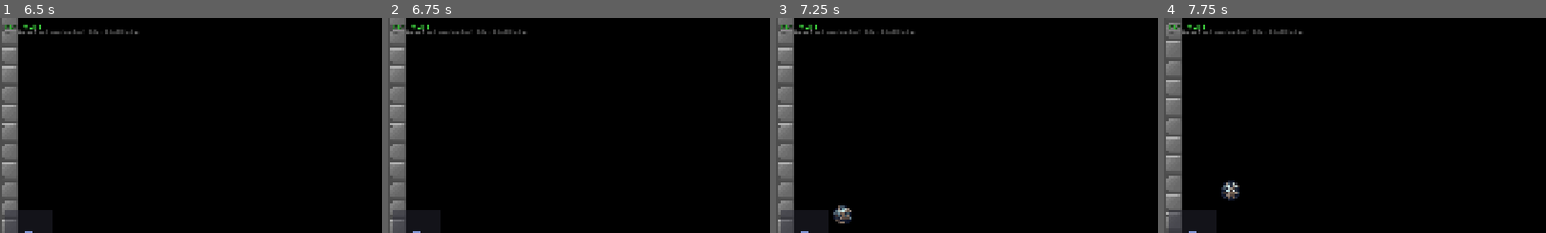
Above: before the commit, frames 1-4 (left to right).
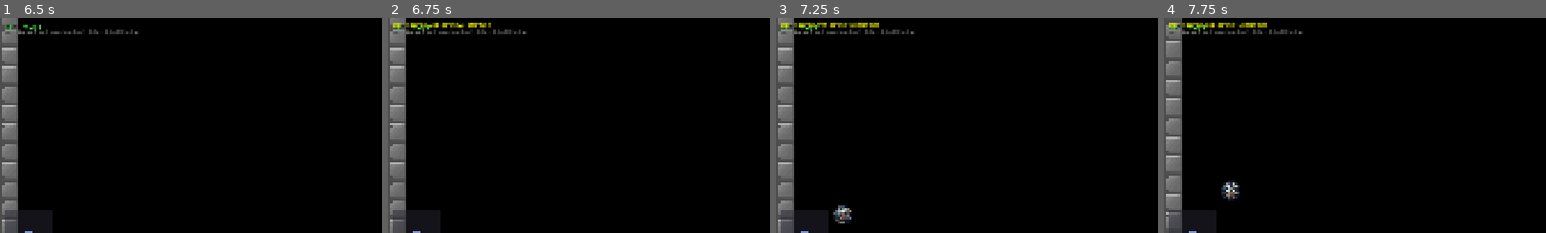
Above: after the commit, the same moments.

Repository: Wmoook/ee2
Game: Godot game, scene res://scenes/world/game.tscn
Same seed, same stepped clock (60 frames per second), same inputs: the game is played once before the commit and once after it.
Inputs (mouse positions are % of the whole screen's width and height, from its top left):
- Up to frame 1 (6.5 s): tap Enter at 0.5 s; move the mouse to (72, 45) at 0.52 s; hold D (move_right) 0.53-1.25 s; tap Space (jump) at 0.6, 0.77, 1.07, 2.3, 3.77, 3.8, 4.07, 5, 5.3 s; click (72, 45) at 0.67 s; drag from (30, 55) to (45, 70) at 1.27 s; move the mouse to (60, 28) at 2.02 s; hold D (move_right) 2.03-2.75 s; hold Mouse wheel down (block_prev) 2.03-2.75 s; drag from (45, 70) to (20, 35) at 2.77 s; move the mouse to (80, 65) at 3.52 s; hold A (move_left) 3.53-4.25 s; hold Right mouse button (remove_block) 3.53-4.25 s; drag from (20, 35) to (35, 25) at 4.27 s; move the mouse to (55, 50) at 5.02 s; hold S 5.03-5.75 s; tap G at 5.1 s; click (55, 50) at 5.17 s; drag from (35, 25) to (30, 55) at 5.77 s
- Up to frame 2 (6.75 s): tap Enter at 6.5 s; move the mouse to (72, 45) at 6.52 s; hold W from 6.53 s (still down); tap P at 6.6 s
- Up to frame 3 (7.25 s): keep holding W; tap Space (jump) at 6.77, 6.8, 7.07 s
- Up to frame 4 (7.75 s): release W at 7.25 s; drag from (30, 55) to (45, 70) at 7.27 s
The pictures show only the part of the screen within x 0-50%, y 0-50%; the shares and areas given below are measured in that part.

Frame 1 is identical in both runs. In frame 2, 0.4% of the frame differs, in the area x 1-27%, y 2-5%; in frame 3, 0.5%; in frame 4, 0.5%.

Commit message:
Remove V-shape wall detection system (too many false positives)
The arc-length wall detection caused false wedges on single curves,
long curves, and after jumping. Removed entirely to restore stable
single-curve collision. V-shape self-intersection clipping remains
as a known limitation — needs curve-splitting approach.

Kept: debug overlay (P key), basic polyline collision passes 1-4,
pen cap at 8px, collision threshold at 16.5px.

Co-Authored-By: Claude Opus 4.6 (1M context) <noreply@anthropic.com>

Diff:
--- a/scripts/player/ee_physics.gd
+++ b/scripts/player/ee_physics.gd
@@ -117,10 +117,10 @@
 	return 1.0
 
 func tick(input_h: int, input_v: int, space_just: bool, space_held: bool) -> void:
-	# Wedge: suppress ALL directional input. Only jump works.
-	if is_wedged:
-		input_h = 0
-		input_v = 0
+	# Wedge: suppress directional input (currently disabled — V-shape detection removed)
+	#if is_wedged:
+	#	input_h = 0
+	#	input_v = 0
 	_now_ms += MS_PER_TICK
 	# Track speed in gravity direction to prevent jump during launch
 	var _pre_tick_speedY: float = _speedY
@@ -653,60 +653,9 @@
 	# 9. Jump
 	_handle_jump(space_just, space_held)
 
-	# 10. HARD CONSTRAINT: can't overlap any curve wall (runs ALWAYS)
-	# Uses arc-length exclusion: only segments near the riding point are permeable
-	if not is_god_mode and WorldManager.polylines.size() > 0:
-		if _wedge_protect > 0:
-			_wedge_protect -= 1
-		# Exclusion logic:
-		# - On a curve (stick>=0): arc-length exclusion (40px around riding point)
-		# - Airborne (stick<0): exclude entire last-ridden poly
-		#   Only DIFFERENT polylines can block when airborne
-		# When on a curve: check all polys, exclude riding zone on stick poly
-		# When airborne: ONLY check last-ridden poly (for V self-intersection)
-		#   Don't block other polys — let normal collision handle landing on them
-		var _s_poly: int
-		var _s_arc: float = _stick_arc_pos if _stick_arc_pos >= 0 else _wedge_arc
-		var _arc_excl: float = 120.0
-		var _only_poly: int = -1  # -1 = check all, >=0 = only check this poly
-		if _stick_poly_idx >= 0:
-			_s_poly = _stick_poly_idx
-		else:
-			_s_poly = _last_stick_poly
-			_only_poly = _last_stick_poly
-		# Skip wall check entirely if never been on a curve
-		if _s_poly < 0:
-			if is_wedged:
-				is_wedged = false
-		else:
-			pass
-		var _wall: Dictionary = {"blocked": false, "push": Vector2.ZERO}
-		if _s_poly >= 0:
-			_wall = WorldManager.check_curve_wall(x + 8, y + 8, _s_poly, _s_arc, _arc_excl, _only_poly)
-		var _wa: float = _wall.get("wall_arc", -1.0)
-		var _wp2: int = _wall.get("wall_poly", -1)
-		var _wd2: float = _wall.get("wall_dist", 999.0)
-		debug_text = "stick=%d last=%d myArc=%.0f excl=%.0f only=%d\nwall=%s wedge=%s clr=%d wallArc=%.0f wallPoly=%d wallDist=%.1f\npos=(%.0f,%.0f) spd=(%.1f,%.1f)\ninput=(%d,%d) space=%s arcDiff=%.0f" % [_stick_poly_idx, _last_stick_poly, _s_arc, _arc_excl, _only_poly, _wall.blocked, is_wedged, _wedge_clear_ticks, _wa, _wp2, _wd2, x, y, _speedX, _speedY, input_h, input_v, space_just, absf(_wa - _s_arc) if _wa >= 0 else -1]
-		var _wpos: Vector2 = _wall.get("wall_pos", Vector2.ZERO)
-		push_warning("W: bl=%s wdg=%s stk=%d arc=%.0f wArc=%.0f diff=%.0f pos=(%.0f,%.0f) wPos=(%.0f,%.0f) wDist=%.1f" % [_wall.blocked, is_wedged, _stick_poly_idx, _s_arc, _wall.get("wall_arc",-1), absf(_wall.get("wall_arc",-1) - _s_arc) if _wall.get("wall_arc",-1)>=0 else -1, x, y, _wpos.x, _wpos.y, _wall.get("wall_dist", 999)])
-		if _wall.blocked:
-			x = _wedge_safe_pos.x
-			y = _wedge_safe_pos.y
-			_speedX = 0
-			_speedY = 0
-			is_wedged = true
-			is_grounded = true
-			_surface_normal = Vector2(0, -1)
-			_wedge_pos = Vector2(x, y)
-			_wedge_protect = 100
-			_wedge_clear_ticks = 0
-			if _s_arc >= 0:
-				_wedge_arc = _s_arc
-		elif is_wedged:
-			_wedge_clear_ticks += 1
-			if _wedge_clear_ticks >= 3:
-				is_wedged = false
-				_wedge_clear_ticks = 0
+	# 10. Debug info (P key overlay)
+	debug_text = "stick=%d pos=(%.0f,%.0f) spd=(%.1f,%.1f) grnd=%s" % [_stick_poly_idx, x, y, _speedX, _speedY, is_grounded]
+	is_wedged = false
 
 func _arrow_dir_to_vec(dir: int) -> Vector2:
 	match dir:
